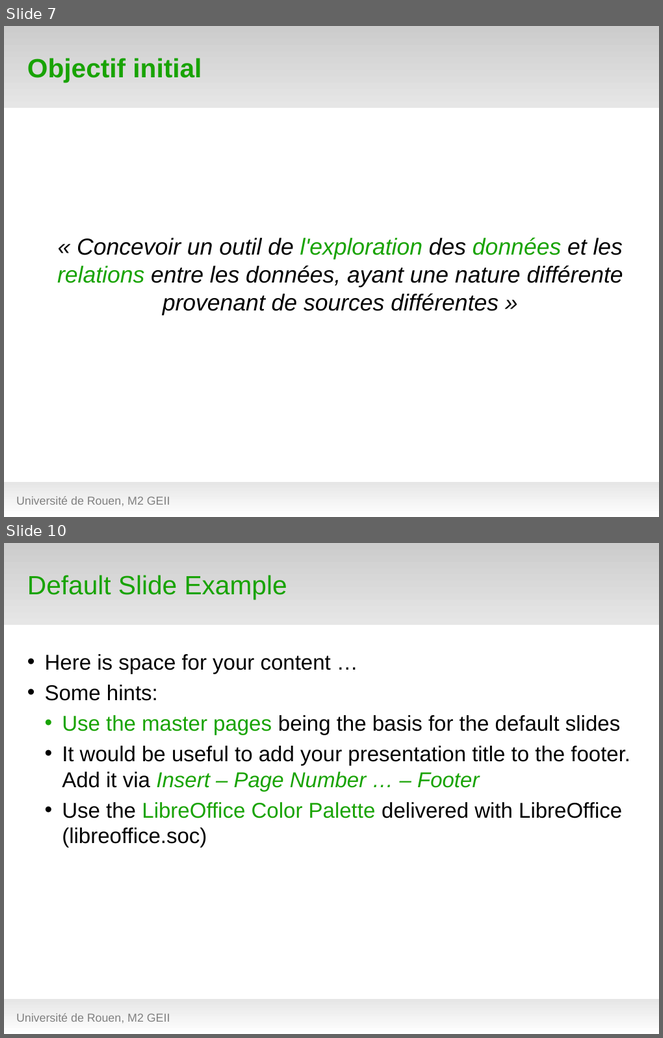
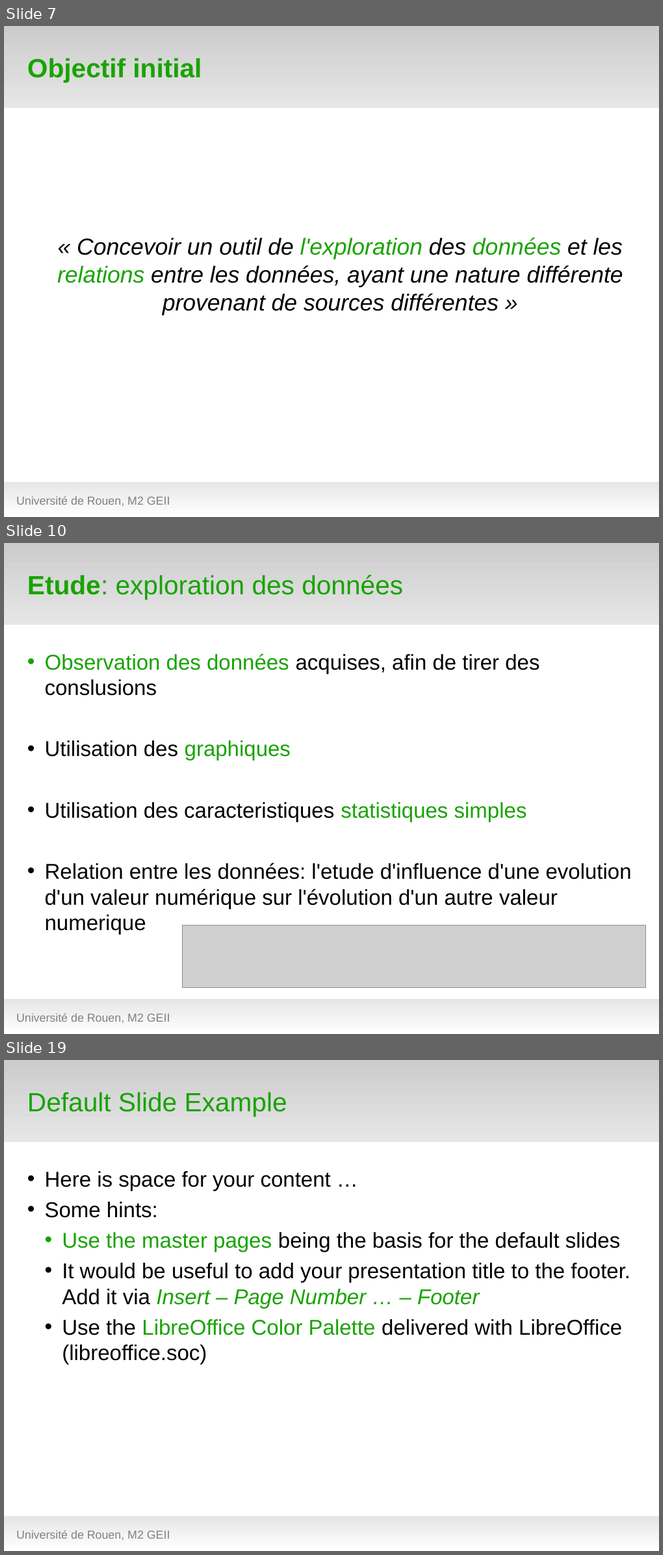
Before and after one commit to hanzenok/dataexp, a slide deck: presentation/test_green5.odp. Shown one above the other, each under a label of ours: slides 7 and 10 before the commit, slides 7, 10 and 19 after it; the slides between them are not shown. The pictures are 663x1038 and 663x1555 pixels, drawn with LibreOffice and Linux fonts; fonts in the diff are those of the drawing; grey boxes stand for pictures; background and template pictures are left out. Boxes give left, top, right and bottom in pixels: in the first picture for what was removed or moved away, otherwise in the second. Text is boxed around its words. In the diff, an @@ line names an element or a change of style, - is before the commit and + after.

```diff
--- a/presentation/test_green5.odp
+++ b/presentation/test_green5.odp
@@ slide 10 added at (x1=4, y1=543, x2=659, y2=1034), background #FFFFFF; not listed: 2 template elements that a slide beside it also shows @@
@@ title added at (x1=27, y1=575, x2=403, y2=599), 32 pt, text #18A303 @@
+Etude: exploration des données
@@ text added at (x1=45, y1=653, x2=632, y2=935), 26 pt, text #000000 @@
+• Observation des données acquises, afin de tirer des conslusions
+• Utilisation des graphiques
+• Utilisation des caracteristiques statistiques simples
+• Relation entre les données: l'etude d'influence d'une evolution d'un valeur numérique sur l'évolution d'un autre valeur numerique
@@ picture added at (x1=182, y1=926, x2=646, y2=988) @@
@@ text added at (x1=16, y1=1014, x2=170, y2=1023), 14 pt, text #808080 @@
+Université de Rouen, M2 GEII
@@ what was slide 10 is now slide 19 @@
```
Also in this commit, not shown: 2 slides changed, 9 other slides added, 1 slide removed, 13 other files.
